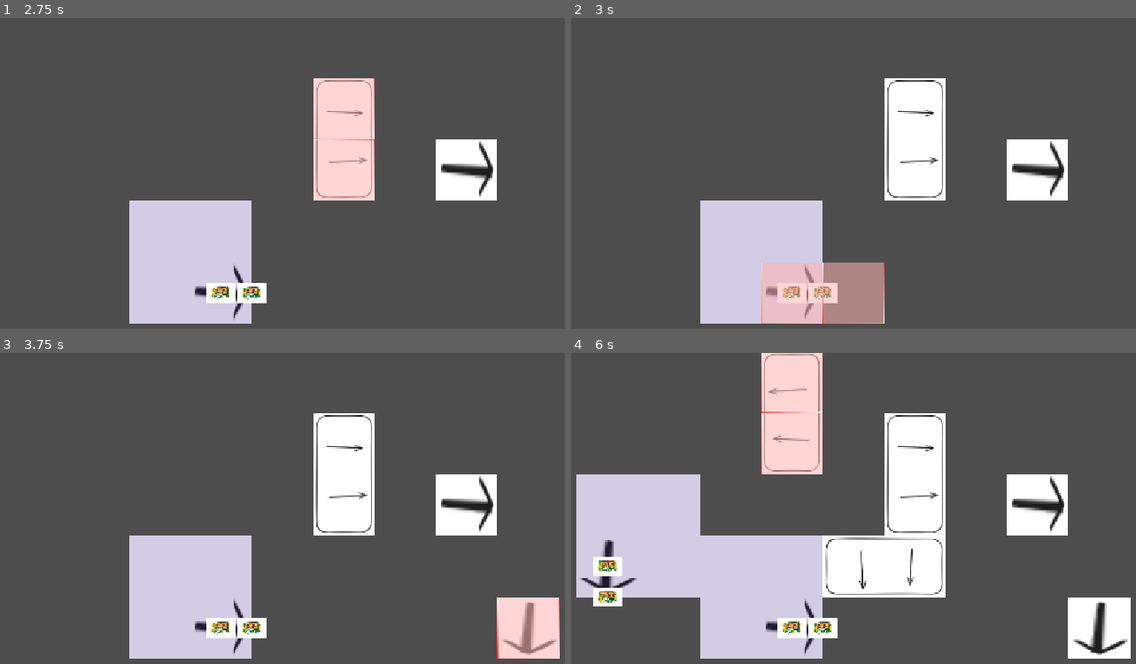
Above: before the commit, frames 1-4 (two rows, left to right).
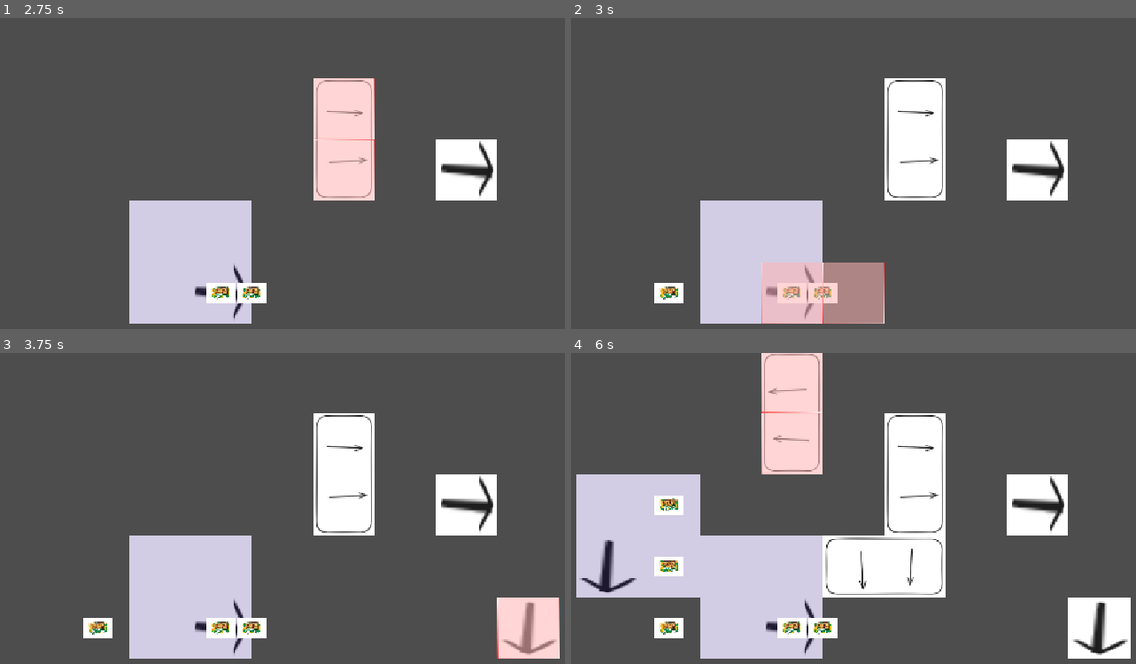
Above: after the commit, the same moments.

Repository: Schlutzkrapfen/Camara-Game
Game: Godot game, scene res://Levels/main_scene.tscn
Two runs of this game, one before a commit and one after it. Both use one fixed random seed, a clock stepped at 60 frames per second and the inputs below.
Inputs (mouse positions are in pixels of both pictures, inside the frame that each line leads up to):
- Up to frame 1 (2.75 s): tap Enter at 0.5, 2 s; move the mouse to (452, 198) at 0.52 s; tap 1 (Belt) at 0.6 s; click (452, 198) at 0.67 s; tap Space at 0.77, 1.25, 1.52 s; move the mouse to (158, 238) at 1.27 s; tap ' (Goo_maker) at 1.35 s; click (158, 238) at 1.42 s; move the mouse to (367, 129) at 2.02 s; tap 2 (Splitter) at 2.1 s; click (367, 129) at 2.17 s
- Up to frame 2 (3 s): tap Space at 2.75 s; move the mouse to (836, 297) at 2.77 s; tap R (roration) at 2.85 s; click (836, 297) at 2.92 s
- Up to frame 3 (3.75 s): tap Space at 3.02 s; tap Enter at 3.5 s; move the mouse to (508, 611) at 3.52 s; tap 1 (Belt) at 3.6 s; click (508, 611) at 3.67 s
- Up to frame 4 (6 s): tap Space at 3.77, 4.25, 4.52 s; move the mouse to (655, 492) at 4.27 s; tap ' (Goo_maker) at 4.35 s; click (655, 492) at 4.42 s; move the mouse to (904, 552) at 5.02 s; tap 2 (Splitter) at 5.1 s; click (904, 552) at 5.17 s; move the mouse to (763, 452) at 5.77 s; tap R (roration) at 5.85 s; click (763, 452) at 5.92 s

Frame 1 is identical in both runs. In frame 2, 0.3% of the frame differs, in the area x 14-20%, y 85-92%; in frame 3, 0.3%; in frame 4, 1.6%, in the area x 3-20%, y 45-92%.
Error after the commit: Modulo by zero error in operator '%'. (res://script/spawner.gd:35)

Commit message:
added the feature that buildings dont spawn infinity they can now be blocked if the output is not free

Diff:
--- a/Levels/flow_field.gd
+++ b/Levels/flow_field.gd
@@ -17,6 +17,7 @@
 # Called every frame. 'delta' is the elapsed time since the previous frame.
 func append_list_items(node:Sprite2D):
 	list_items.append(node)
+
 func _process(delta: float) -> void:
 	item_moved.clear()
 	grid_pos_array.clear()
@@ -30,12 +31,10 @@
 		move_item(item,delta,flowfield[item_used[item]],main_tile_map.to_global(main_tile_map.map_to_local(item_used[item])),item_used[item])
 
 func  is_cell_free(grid_pos: Vector2i) -> bool:
-	print (grid_pos)
 	return not grid_pos_array.has(grid_pos)
 
 func move_item(node:Sprite2D,delta:float,transform_data:Global.TileTransform,flowfield_global_pos:Vector2,flowfield_pos:Vector2i):
 	match transform_data:
-
 		Global.TileTransform.ROTATE_0:
 			var target_y := flowfield_global_pos.y
 			node.global_position.y = move_toward(node.position.y, target_y, speed * delta)
--- a/Levels/main_scene.tscn
+++ b/Levels/main_scene.tscn
@@ -80,6 +80,4 @@
 [node name="SwitchBuilding" type="Node" parent="." unique_id=1143980631]
 script = ExtResource("8_wjs4o")
 
-[connection signal="item_spawned" from="MainTailMap" to="MainTailMap/FlowField" method="append_list_items"]
-[connection signal="new_flowmaptile_saved" from="MainTailMap" to="MainTailMap/FlowField" method="append_flowfield"]
 [connection signal="is_okay_to_build" from="CheckIfBuild" to="MainTailMap" method="check_building"]
--- a/script/spawner.gd
+++ b/script/spawner.gd
@@ -2,9 +2,9 @@
 
 
 @onready var tilemap:TileMapLayer =  self
-@onready var flowfield:Node = $FlowField
-signal new_flowmaptile_saved(postion,transform)
-signal item_spawned(Node2d)
+@onready var flowfield:FlowField = $FlowField
+
+
 var is_okay_to_build:bool = true
 class BuildData:
 	var rotation: Global.TileTransform
@@ -18,12 +18,10 @@
 
 var current_builds: Dictionary[Vector2i, BuildData]
 
-
-
 # Called when the node enters the scene tree for the first time.
 func _ready() -> void:
+	process_priority = -1
 	pass
-
 
 func check_building(is_okay:bool):
 	is_okay_to_build = is_okay
@@ -34,19 +32,21 @@
 		#if factory.input == factory.cur_input:
 		factory.cur_time +=delta
 		if factory.cur_time > factory.resource_refrence.craft_time:
-			if flowfield.is_cell_free(key):
-				output_items(factory,key)
+			var current_size:int = factory.last_output% factory.resource_refrence.output_tile.size()
+			var keys = factory.resource_refrence.output_tile.keys()
+			var cur_pos = key+ Global.get_rotation_out_of_size(keys[current_size].x,keys[current_size].y)
+			if flowfield.is_cell_free(cur_pos):
+				output_items(factory,cur_pos)
 				factory.cur_time = 0
 
+func output_items(factory:BuildData,spawn_positon):
+	for item_resource in factory.resource_refrence.output:
 
-func output_items(factory:BuildData,positon):
-	for item_resource in factory.resource_refrence.output:
-		var current_size:int = factory.last_output% factory.resource_refrence.output_tile.size()
 		var item = item_resource.item_scene.instantiate()
-		var keys = factory.resource_refrence.output_tile.keys()
+
 
 		item.global_position = tilemap.to_global(
-		tilemap.map_to_local(positon + Global.get_rotation_out_of_size(keys[current_size].x,keys[current_size].y,factory.rotation))
+		tilemap.map_to_local(spawn_positon)
 )
 		add_child(item)
 		flowfield.append_list_items(item)
@@ -76,7 +76,7 @@
 		for y in current_house.size.y:
 			var local_tile =  Vector2i(x,y)
 			var tiles = tile + Global.get_rotation_out_of_size(x ,y)
-			emit_signal("new_flowmaptile_saved",tiles,Global.currentrotation)
+			flowfield.append_flowfield(tiles,Global.currentrotation)
 			tilemap.set_cell(tiles,current_house.tilemap_id,current_house.position_tilemap+local_tile,Global.currentrotation)
 	var buildings:BuildData =  BuildData.new(current_house,Global.currentrotation)
 	current_builds[tile] =buildings
